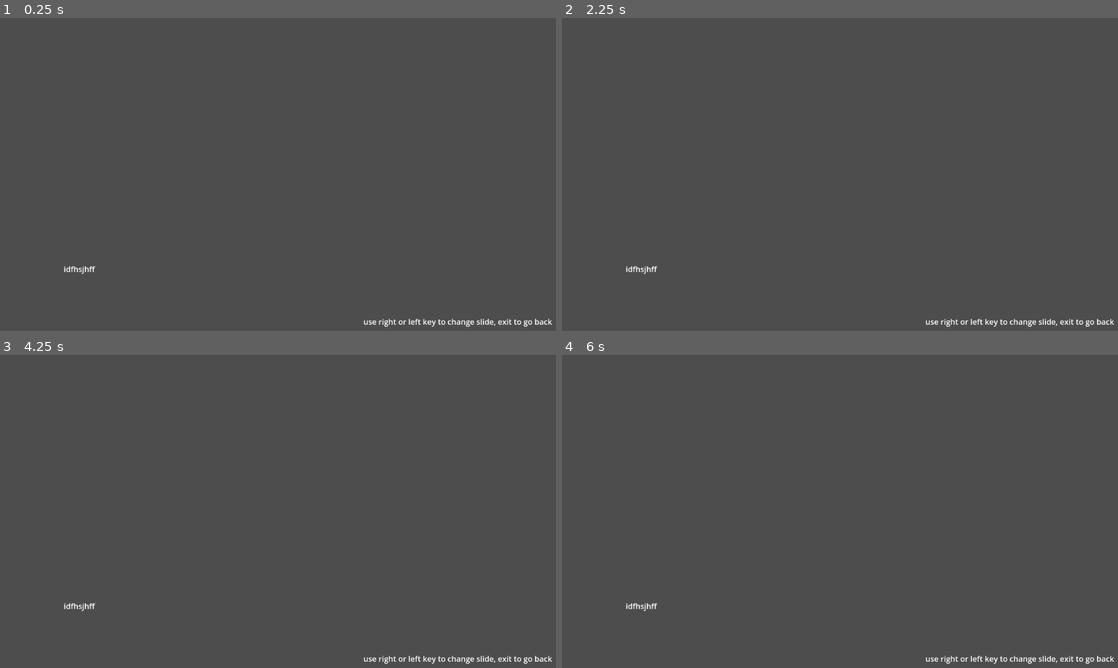
Above: before the commit, frames 1-4 (two rows, left to right).
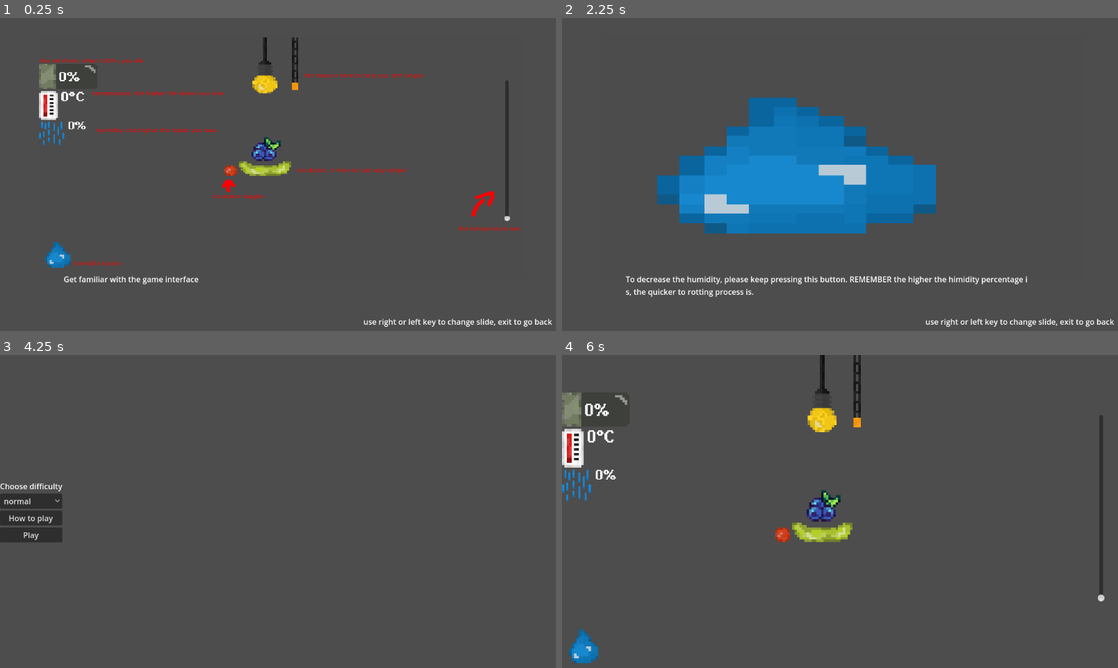
Above: after the commit, the same moments.

Repository: jakubaszcz/Godot-Wild-Jam-87
Game: Godot game, scene res://nodes/htp.tscn
Same seed, same stepped clock (60 frames per second), same inputs: the game is played once before the commit and once after it. This scene is started directly instead of the project's main scene.
Inputs (mouse positions are in pixels of both pictures, inside the frame that each line leads up to):
- Up to frame 1 (0.25 s): no input
- Up to frame 2 (2.25 s): tap Enter at 0.5, 2 s; move the mouse to (962, 158) at 0.52 s; hold Right 0.53-1.28 s; click (962, 158) at 0.6 s; tap Space at 1.25 s; move the mouse to (728, 190) at 1.27 s; hold Left 1.28-2.03 s; click (728, 190) at 1.35 s; move the mouse to (895, 105) at 2.02 s; hold Right from 2.03 s (still down); click (895, 105) at 2.1 s
- Up to frame 3 (4.25 s): tap Space at 2.75 s; move the mouse to (250, 574) at 2.77 s; click (250, 574) at 2.85 s; tap Enter at 3.5 s; move the mouse to (444, 558) at 3.52 s; release Right at 3.53 s; hold Left from 3.53 s (still down); click (444, 558) at 3.6 s; tap Escape at 4.15 s
- Up to frame 4 (6 s): release Left at 4.25 s; click (595, 502) at 4.25 s, where only the run after the commit has a clickable "normal"; click (595, 502) at 5 s, where only the run after the commit has a clickable "normal"; click (595, 533) at 5.75 s, where only the run after the commit has a clickable "Play"

The runs differ from the first frame. In frame 1, 3.8% of the frame differs, in the area x 7-94%, y 6-86%; in frame 2, 16%, in the area x 11-84%, y 25-90%; in frame 3, 2.0%; in frame 4, 4.2%.

Commit message:
Adding how to play demo

Diff:
--- a/nodes/game.tscn
+++ b/nodes/game.tscn
@@ -6,7 +6,6 @@
 [ext_resource type="PackedScene" uid="uid://dj3ng47ctyicx" path="res://nodes/interfaces/menu/game_over.tscn" id="2_ff8ca"]
 [ext_resource type="PackedScene" uid="uid://ch24nxlkfpks5" path="res://nodes/interfaces/incubator/toggle_incubator.tscn" id="3_g5j3c"]
 [ext_resource type="PackedScene" uid="uid://he0ux2vld2ph" path="res://nodes/interfaces/humidity/humidity_evaporer.tscn" id="8_dv0a3"]
-[ext_resource type="PackedScene" uid="uid://s4gao3t4gxov" path="res://nodes/interfaces/rot/rot_timer.tscn" id="8_uodeg"]
 [ext_resource type="PackedScene" uid="uid://bk65ptdqk70dk" path="res://nodes/interfaces/heat/heat_slider.tscn" id="9_fjk5n"]
 [ext_resource type="PackedScene" uid="uid://bdcp3ek1hsckn" path="res://nodes/interfaces/heat/heat_interface.tscn" id="10_fjk5n"]
 [ext_resource type="PackedScene" uid="uid://b12bbs1ts0l4r" path="res://nodes/interfaces/humidity/humidity_interface.tscn" id="11_ff8ca"]
@@ -63,13 +62,6 @@
 position = Vector2(539, 120)
 scale = Vector2(5, 5)
 
-[node name="RotTimer" parent="Control" instance=ExtResource("8_uodeg")]
-layout_mode = 0
-offset_left = 208.0
-offset_top = 305.0
-offset_right = 343.0
-offset_bottom = 328.0
-
 [node name="rot_interface" parent="." instance=ExtResource("12_b11oy")]
 offset_left = -10.0
 offset_top = 73.0
--- a/nodes/htp.tscn
+++ b/nodes/htp.tscn
@@ -1,12 +1,18 @@
-[gd_scene format=3 uid="uid://c2uig0n7x6tj7"]
+[gd_scene load_steps=3 format=3 uid="uid://c2uig0n7x6tj7"]
 
-[node name="Htp" type="Control"]
+[ext_resource type="Script" uid="uid://dnx68mvbhr7li" path="res://scripts/htp.gd" id="1_uyj54"]
+[ext_resource type="Texture2D" uid="uid://d2jcksnnwy0jf" path="res://assets/htp/main.png" id="2_itgc8"]
+
+[node name="Htp" type="Control" node_paths=PackedStringArray("imager", "descriptor")]
 layout_mode = 3
 anchors_preset = 15
 anchor_right = 1.0
 anchor_bottom = 1.0
 grow_horizontal = 2
 grow_vertical = 2
+script = ExtResource("1_uyj54")
+imager = NodePath("TextureRect")
+descriptor = NodePath("description")
 
 [node name="TextureRect" type="TextureRect" parent="."]
 custom_minimum_size = Vector2(1000, 500)
@@ -15,14 +21,17 @@
 offset_top = 40.0
 offset_right = 1081.0
 offset_bottom = 540.0
+texture = ExtResource("2_itgc8")
+expand_mode = 1
 
 [node name="description" type="Label" parent="."]
 layout_mode = 0
 offset_left = 132.0
-offset_top = 508.0
+offset_top = 529.0
 offset_right = 969.0
-offset_bottom = 622.0
-text = "idfhsjhff"
+offset_bottom = 619.0
+text = "djfkdbkjfbhsdfhgsdfhgdsfghusdfsdbfbdhsbfhsdfdhvfgdvsfgvdsgfvgdvsgfdsfsdfhsfsdfdsvfgdvsgfvsfgsdfsdfsdhfvgsdvfgdvsg"
+autowrap_mode = 1
 
 [node name="info" type="Label" parent="."]
 layout_mode = 0
--- /dev/null
+++ b/scripts/htp.gd
@@ -0,0 +1,61 @@
+extends Control
+
+# ------------------------------------------------------------------
+# Signal public – on l’émettra quand on veut changer de slide
+signal slide(id)
+
+var texts : Array[String] = [
+	"Get familiar with the game interface",
+	"To decrease the humidity, please keep pressing this button. REMEMBER the higher the himidity percentage is, the quicker to rotting process is.",
+	"The lamp allow you to keep the fruit edible, put be careful the lamp can be off for no reason, or when the power cuts off. Just press where the red arrow is to turn it on.",
+	"The incubator, the only thing that can really carry you, it reduce the rotting process a lot, but it cames with a disadventage, see that progress bar ? Use the red button to refill it, if it breaks, nothing can bring him back, not even ctrl + z",
+	"The temperature, it is in your interest to be careful while using it, keep it near 0, even 0 is better. but if you missclick you can increase the temperature even if it's not on purpose. And I think you know the consequances of this...",
+	"One last thing, some time, and the more you go through the game the more you'll have power break, just to repair them, find the correct path, but while power off, you cant do anything else, so hurry up pal.."
+]
+
+var images : Array[Texture2D] = [
+	preload("res://assets/htp/main.png"),
+	preload("res://assets/htp/humidity.png"),
+	preload("res://assets/htp/lamp.png"),
+	preload("res://assets/htp/incubator.png"),
+	preload("res://assets/htp/temperature.png"),
+	preload("res://assets/htp/power.png")
+]
+
+@export var imager : TextureRect
+@export var descriptor : Label
+
+var _current_index : int = 0
+
+func _ready() -> void:
+	self.connect("slide", Callable(self, "_on_slide"))
+	_show_current_slide()
+
+
+func _on_slide(id: int) -> void:
+	_current_index = clamp(id, 0, texts.size() - 1)
+	_show_current_slide()
+
+
+func _show_current_slide() -> void:
+	descriptor.text = texts[_current_index]
+	imager.texture = images[_current_index]
+
+
+func _input(event: InputEvent) -> void:
+	if event is InputEventKey and event.pressed and not event.echo:
+		match event.keycode:
+			KEY_LEFT, KEY_A:
+				_navigate(-1)
+			KEY_RIGHT, KEY_D:
+				_navigate(1)
+			KEY_ESCAPE:
+				get_tree().change_scene_to_file("res://nodes/menu.tscn")
+
+
+func _navigate(delta: int) -> void:
+	var new_index = _current_index + delta
+	new_index = clamp(new_index, 0, texts.size() - 1)
+
+	if new_index != _current_index:
+		emit_signal("slide", new_index)
Binary file added: assets/htp/humidity.png
Not shown, added: assets/htp/humidity.png.import
Binary file added: assets/htp/incubator.png
Not shown, added: assets/htp/incubator.png.import
Binary file added: assets/htp/lamp.png
Not shown, added: assets/htp/lamp.png.import
Binary file added: assets/htp/main.png
Not shown, added: assets/htp/main.png.import
Binary file added: assets/htp/power.png
Not shown, added: assets/htp/power.png.import
Binary file added: assets/htp/temperature.png
Not shown, added: assets/htp/temperature.png.import
(and 2 more such lines)
